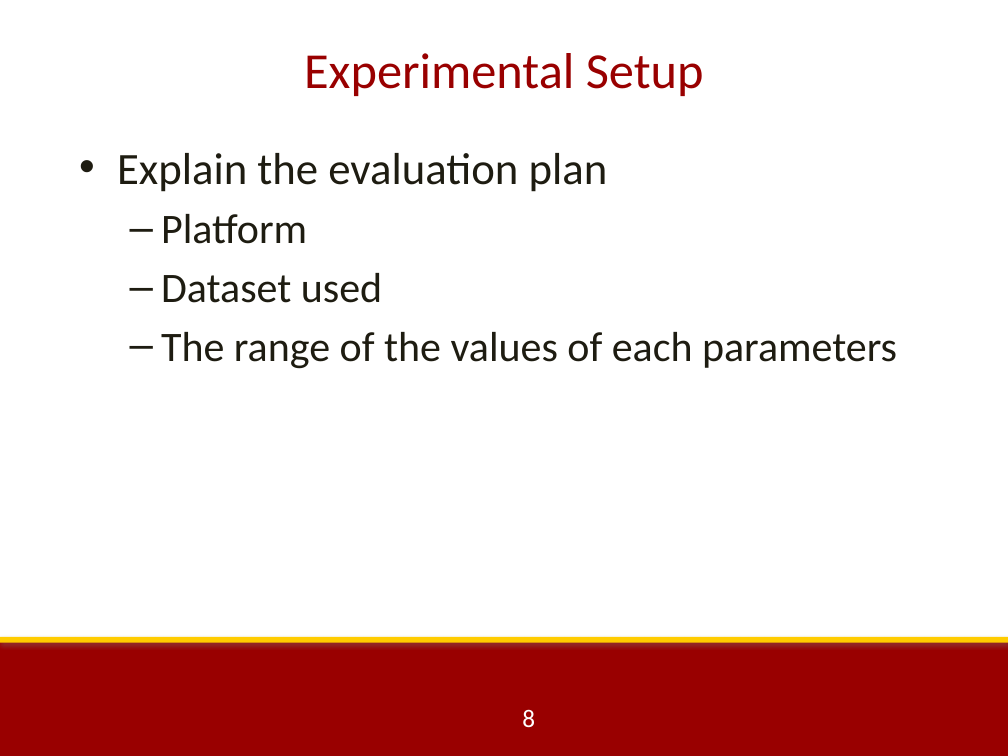
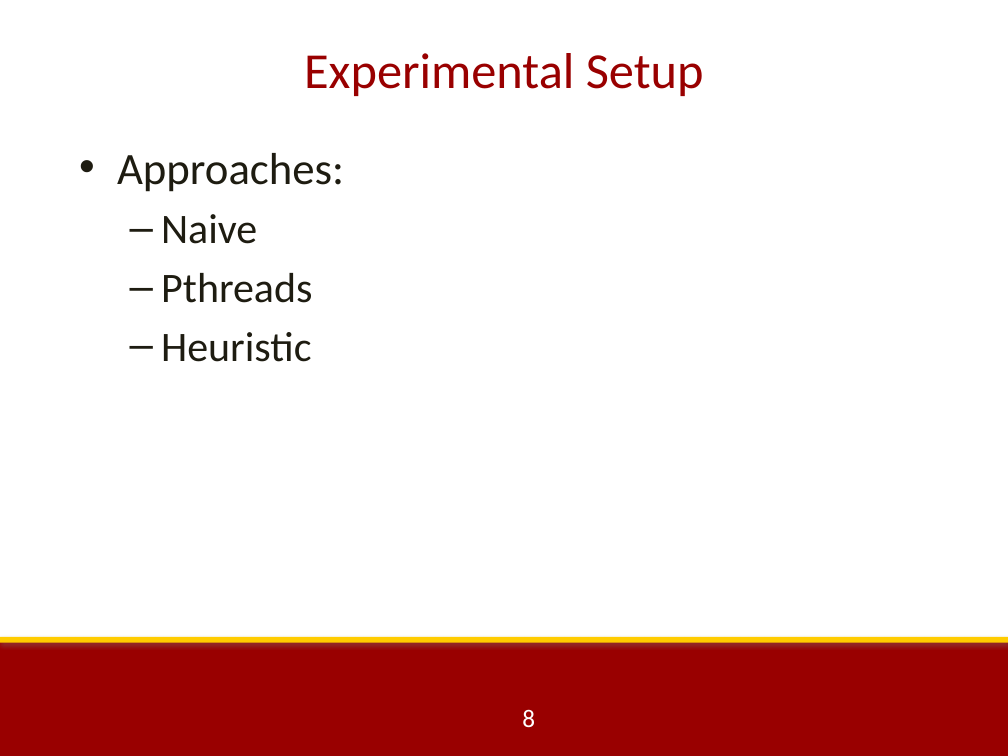
Before and after one commit to kevinw0123/24game, a slide deck: slide 8 of EE 451 Project Presentation Template(1).pptx. Drawn at 1008x756 pixels with LibreOffice and Linux fonts; fonts in the diff are those of the drawing; background and template pictures are left out. Boxes give left, top, right and bottom in pixels: in the first picture for what was removed or moved away, otherwise in the second. Text is boxed around its words. In the diff, an @@ line names an element or a change of style, - is before the commit and + after.

Commit message:
added pthreads without heuristic, edited presentation

```diff
--- a/EE 451 Project Presentation Template(1).pptx
+++ b/EE 451 Project Presentation Template(1).pptx
@@ text at bbox=[117, 153, 344, 362]: text changed @@
-• Explain the evaluation plan
-  – Platform
-  – Dataset used
-  – The range of the values of each parameters
+• Approaches:
+  – Naive
+  – Pthreads
+  – Heuristic
```
Also in this commit, not shown: 6 other slides changed, 2 other files.
